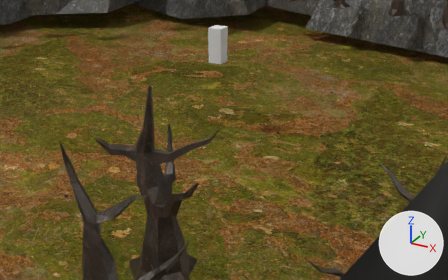
What one commit did to the Blender file assets/environment/terrain.blend.
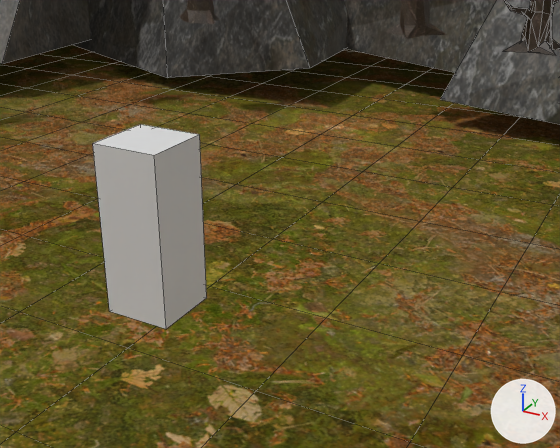
Each version is shown from a 50 mm lens placed at (16.92, -30.06, 11.96), pointed at (1.35, -1.74, -2.2), then close up from a 50 mm lens placed at (5.02, -6.22, 6.22), pointed at (1.23, 0.68, 2.77). Every picture has the same lights, and +X, +Y and +Z are marked at lower right. The close-ups show mesh edges as thin lines.

Objects in the first close-up: 'Cube', 'Mountain', 'Mountain.003', 'Mountain.011', 'Mountain.013', 'Plane', 'Tree1.008', 'Tree2.005', 'Tree3.005'.
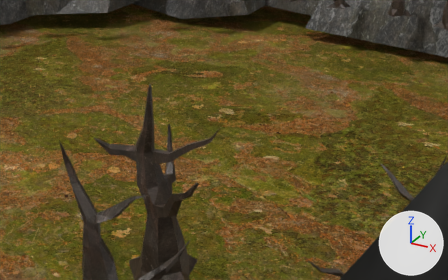
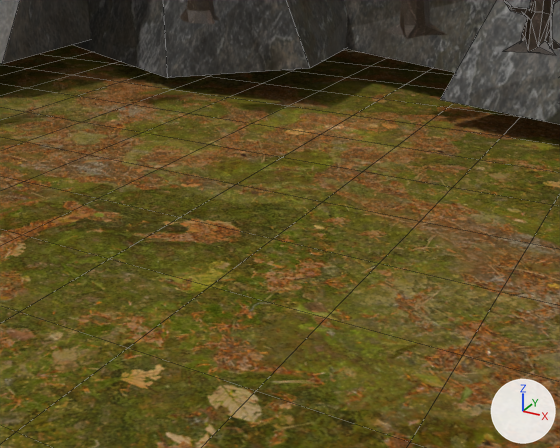
Boxes [x1, y1, x2, y2] around the edits, measured in the close-ups (560 x 448 px):
'Cube', no longer drawn: before [93, 124, 207, 329]

The edits, one by one:
Object 'Cube' (ob_cube) is deleted.
